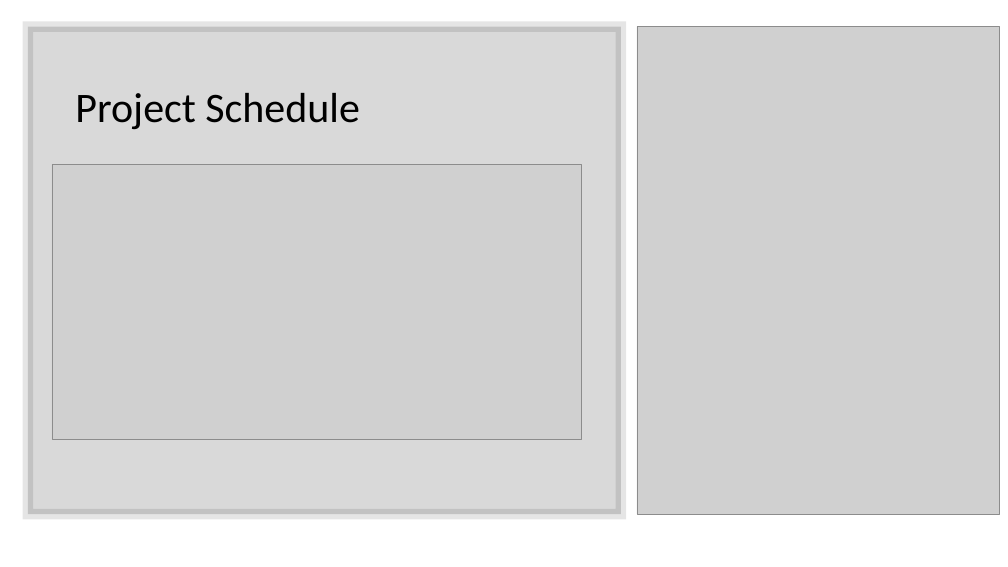
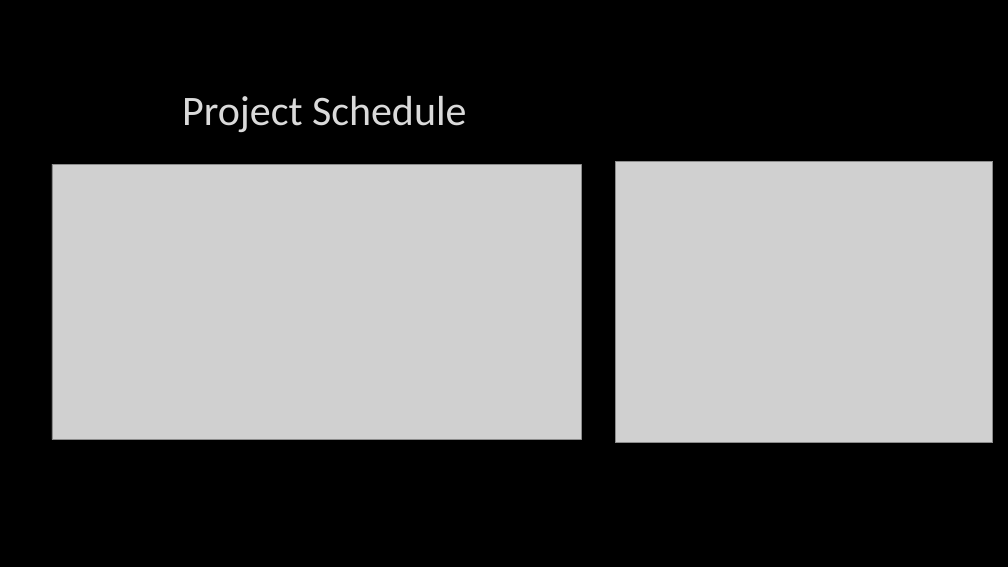
Before and after one commit to arocho032/CEN4010-Team-5, a slide deck: slide 3 of specifications/deliv1/SOS Deliverable 1 Presentation.pptx. Drawn at 1008x567 pixels with LibreOffice and Linux fonts; fonts in the diff are those of the drawing; grey boxes stand for pictures. Boxes give left, top, right and bottom in pixels: in the first picture for what was removed or moved away, otherwise in the second. Text is boxed around its words. In the diff, an @@ line names an element or a change of style, - is before the commit and + after.

```diff
--- a/specifications/deliv1/SOS Deliverable 1 Presentation.pptx
+++ b/specifications/deliv1/SOS Deliverable 1 Presentation.pptx
@@ background #FFFFFF to #000000 @@
@@ rectangle removed at (x1=28, y1=26, x2=622, y2=514) @@
@@ title "Project Schedule" at (x1=182, y1=96, x2=467, y2=132): text colour #000000 to #DADADA, letter outline none to #404040 0.75 pt; alignment left to centre; line spacing 0.9 to 1 @@
@@ picture resized from (x1=637, y1=26, x2=1000, y2=514) to (x1=616, y1=161, x2=994, y2=442) @@
```
Also in this commit, not shown: 14 other slides changed.
